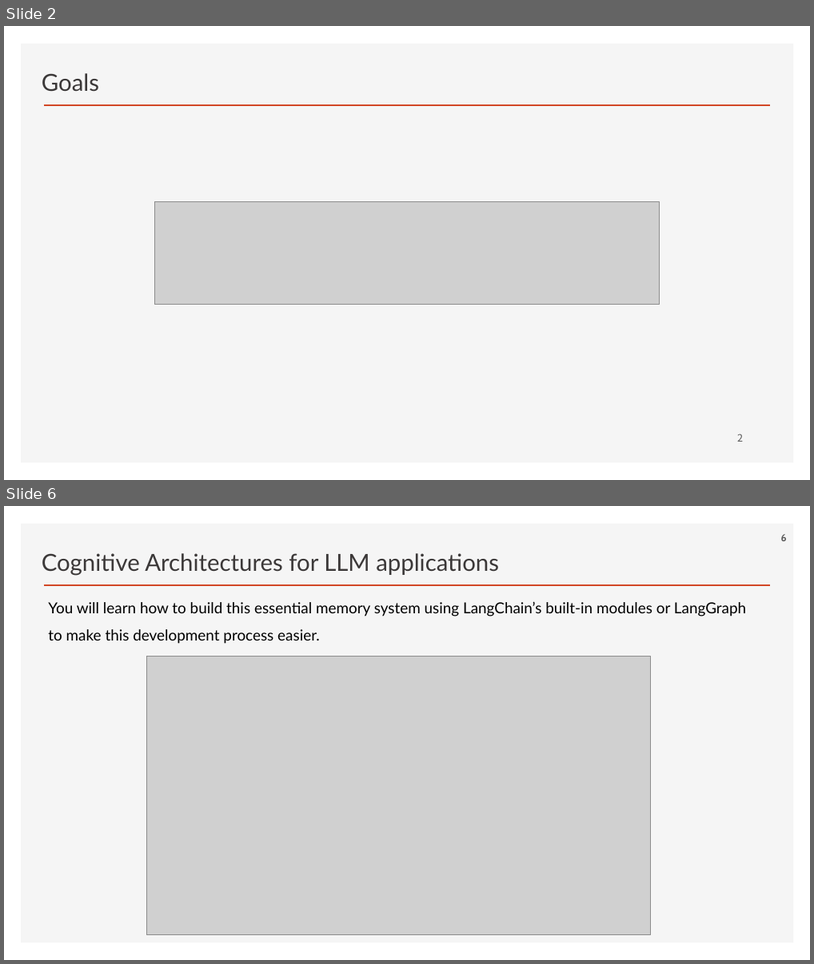
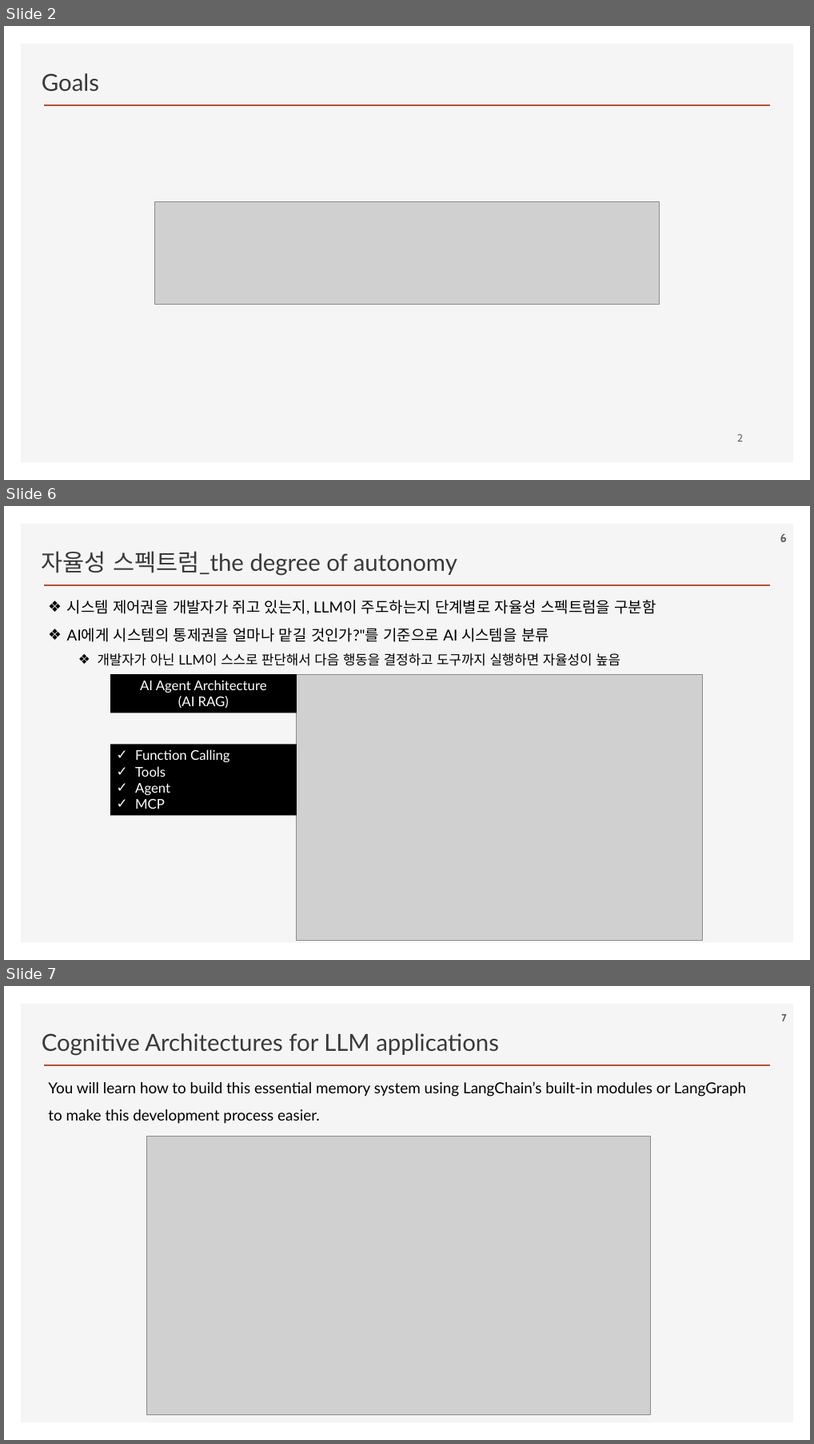
Before and after one commit to ancestor9/2026_Fall_Learning-Langchain-AI-Agent, a slide deck: ppts/CHAPTER 5 Cognitive Architectures with LangGraph.pptx. Shown one above the other, each under a label of ours: slides 2 and 6 before the commit, slides 2, 6 and 7 after it; the slides between them are not shown. The pictures are 814x964 and 814x1444 pixels, drawn with LibreOffice and Linux fonts; fonts in the diff are those of the drawing; grey boxes stand for pictures; background and template pictures are left out. Boxes give left, top, right and bottom in pixels: in the first picture for what was removed or moved away, otherwise in the second. Text is boxed around its words. In the diff, an @@ line names an element or a change of style, - is before the commit and + after.

```diff
--- a/ppts/CHAPTER 5 Cognitive Architectures with LangGraph.pptx
+++ b/ppts/CHAPTER 5 Cognitive Architectures with LangGraph.pptx
@@ slide 6 added at bbox=[4, 506, 810, 960], background #FFFFFF; not listed: 2 template elements that a slide beside it also shows @@
@@ text added at bbox=[42, 551, 458, 575], 28 pt, text #3B3838 @@
+자율성 스펙트럼_the degree of autonomy
@@ page number added at bbox=[781, 534, 787, 542], 14 pt, text #595959, bold @@
+6
@@ text added at bbox=[67, 600, 657, 666], 18 pt, text #000000 @@
+❖ 시스템 제어권을 개발자가 쥐고 있는지, LLM이 주도하는지 단계별로 자율성 스펙트럼을 구분함
+❖ AI에게 시스템의 통제권을 얼마나 맡길 것인가?"를 기준으로 AI 시스템을 분류
+  ❖ 개발자가 아닌 LLM이 스스로 판단해서 다음 행동을 결정하고 도구까지 실행하면 자율성이 높음
@@ rectangle added at bbox=[110, 674, 297, 713], fill #000000, 16 pt, text #FFFFFF @@
+AI Agent Architecture
+(AI RAG)
@@ picture added at bbox=[297, 675, 703, 940] @@
@@ rectangle added at bbox=[110, 744, 297, 815], fill #000000, 16 pt, text #FFFFFF @@
+✓ Function Calling
+✓ Tools
+✓ Agent
+✓ MCP
@@ what was slide 6 is now slide 7 @@
@@ page number at bbox=[782, 1014, 786, 1021]: text changed @@
-6
+7
```
Also in this commit, not shown: 3 slides changed, 1 other file.
